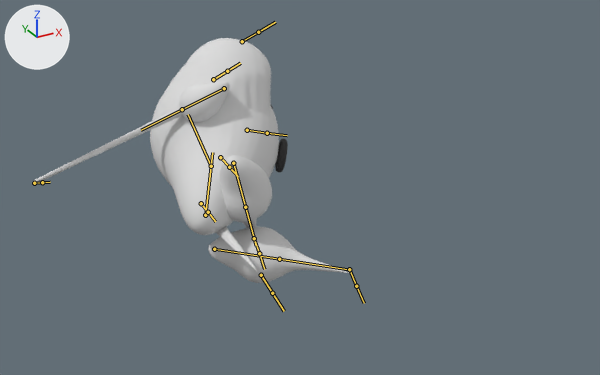
The FBX model Assets/Resources/PhotonPrefabs/TMPBlender/Blobus.fbx, before and after one commit.
The view is the same before and after, from a 50 mm camera at (-4.04, -9.77, 6.68) aimed at (1.12, -0.4, 1.99). The axes (+X, +Y, +Z) are drawn at upper left. The lights are the same throughout. Both versions are drawn at frame 12 of the action 'Armature|Melee2'; the numbers are the values there. The bones that bend it are drawn over the model as lines.
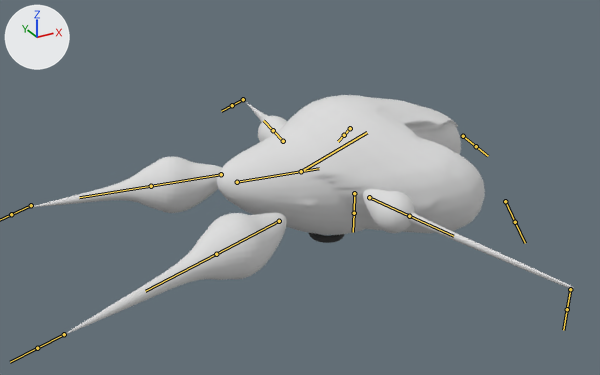
What the commit changed:
Bone 'Bone' (bone_bone) moves from (-0.072, 0.616, 0.127) to (0.275, 1.259, 0.286).
Bone 'Bone' (bone_bone) turns from (-63, 7, -91) to (0, 73, -93) degrees about its own x, y and z.
Bone 'Bone.002' (bone_bone_002) moves from (-0.016, 0.67, -0.53) to (-0.032, 1.339, -1.061).
Bone 'Bone.003' (bone_bone_003) moves from (0.715, 0.452, -0.243) to (1.43, 0.903, -0.486).
Bone 'Bone.005' (bone_bone_005) moves from (-0.609, 0.499, -0.274) to (-1.218, 0.998, -0.549).
Bone 'Bone.006' (bone_bone_006) turns from (14, 9, -64) to (-26, 16, 62) degrees about its own x, y and z.
Bone 'Bone.007' (bone_bone_007) turns from (-38, 44, 100) to (-23, -13, -58) degrees about its own x, y and z.
Bone 'Bone.010' (bone_bone_010) turns from (-81, 19, 22) to (12, 2, -23) degrees about its own x, y and z.
Bone 'Bone.011' (bone_bone_011) turns from (-19, -6, -37) to (22, -4, 20) degrees about its own x, y and z.
Bone 'Bone.008' (bone_bone_008) moves from (-0.625, -0.473, -1.921) to (-0.778, -1.051, 5.661).
Bone 'Bone.008' (bone_bone_008) turns from (64, 8, -87) to (-19, -111, -3) degrees about its own x, y and z.
Bone 'Bone.009' (bone_bone_009) moves from (0.257, -0.385, 2.698) to (1.305, -1.013, -3.754).
Bone 'Bone.009' (bone_bone_009) turns from (-46, -112, 42) to (-4, -67, -94) degrees about its own x, y and z.
Bone 'Bone.012' (bone_bone_012) moves from (0.881, -0.716, 0.742) to (-1.835, -1.474, -3.053).
Bone 'Bone.012' (bone_bone_012) turns from (-97, -80, 31) to (-91, -14, 90) degrees about its own x, y and z.
Bone 'Bone.013' (bone_bone_013) moves from (0.673, -0.724, -1.786) to (-1.741, -1.456, 1.683).
Bone 'Bone.013' (bone_bone_013) turns from (94, -81, -27) to (91, -15, -90) degrees about its own x, y and z.

Pixel boxes [x1, y1, x2, y2] of what changed, in the pictures (600 x 375 px):
'Sphere', posed (72% wider): before [32, 38, 349, 283]; after [29, 95, 574, 337]
bone 'Bone', root to tip: before (205, 215) to (212, 152); after (237, 182) to (319, 168)
bone 'Bone.002', root to tip: before (213, 79) to (227, 71); after (463, 136) to (476, 146)
bone 'Bone.003', root to tip: before (242, 41) to (258, 32); after (505, 201) to (515, 222)
bone 'Bone.005', root to tip: before (220, 157) to (229, 167); after (350, 128) to (344, 135)
bone 'Bone.006', root to tip: before (201, 203) to (208, 212); after (283, 141) to (273, 130)
bone 'Bone.007', root to tip: before (224, 88) to (182, 109); after (369, 197) to (409, 216)
bone 'Bone.010', root to tip: before (233, 163) to (245, 207); after (279, 221) to (216, 254)
bone 'Bone.011', root to tip: before (214, 249) to (279, 259); after (221, 174) to (151, 186)
bone 'Bone.008', root to tip: before (34, 183) to (42, 182); after (570, 289) to (567, 309)
bone 'Bone.009', root to tip: before (261, 275) to (272, 293); after (243, 99) to (232, 105)
bone 'Bone.012', root to tip: before (349, 269) to (356, 286); after (31, 205) to (11, 214)
bone 'Bone.013', root to tip: before (254, 238) to (259, 253); after (64, 334) to (37, 348)
